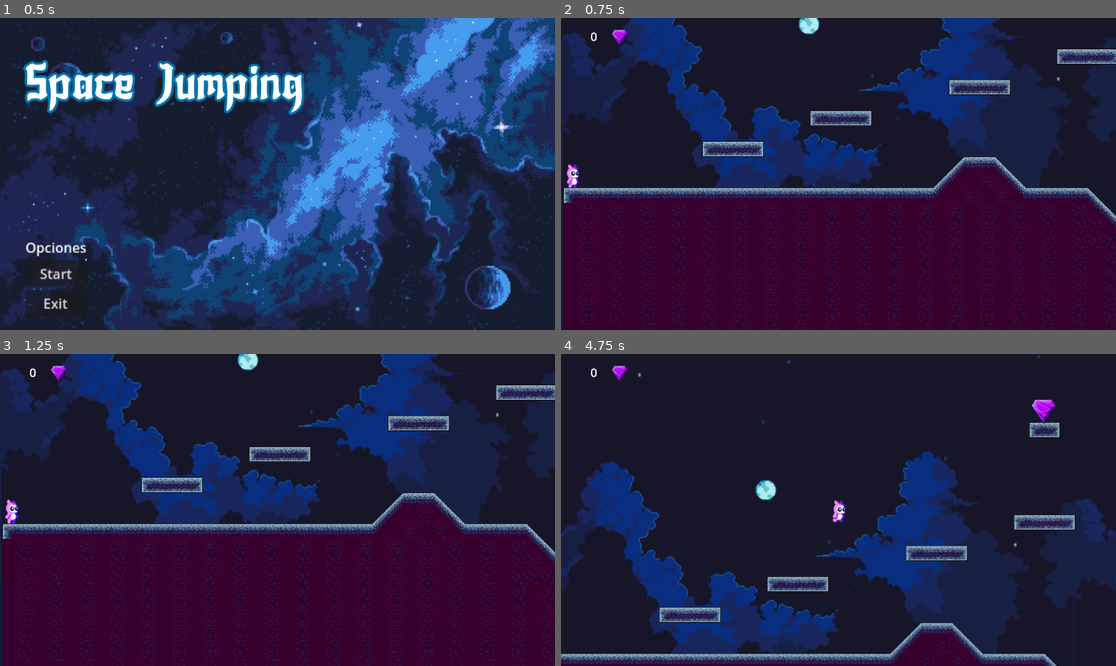
Above: before the commit, frames 1-4 (two rows, left to right).
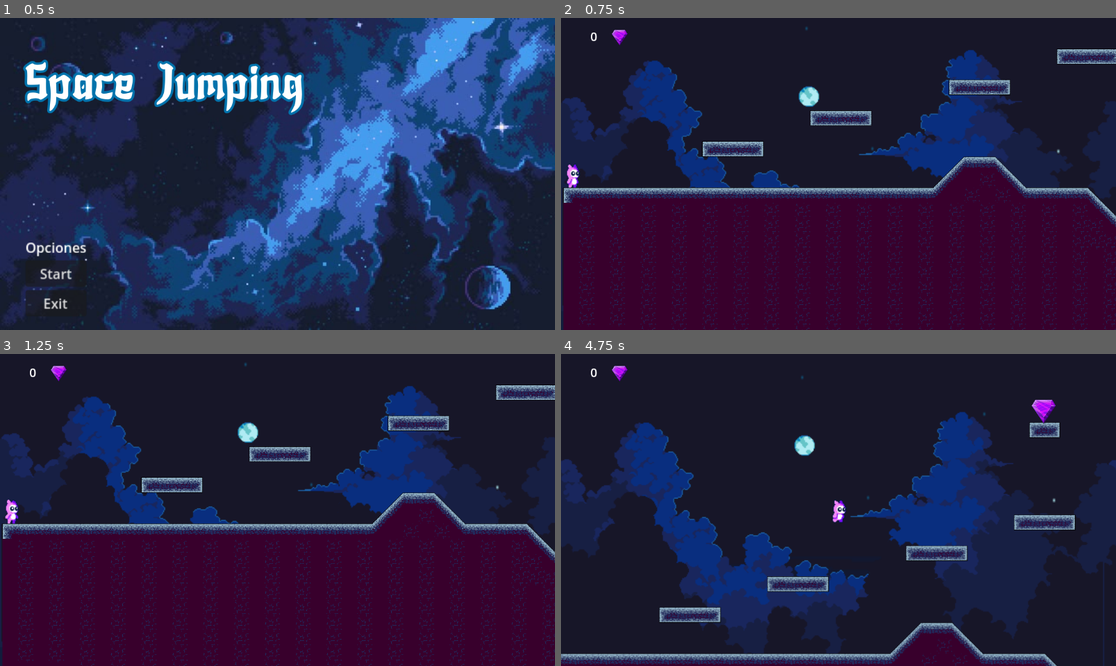
Above: after the commit, the same moments.

Repository: AdriiRo/mijuego
Game: Godot game, scene res://menu/menu.tscn
Two runs of this game, one before a commit and one after it. Both use one fixed random seed, a clock stepped at 60 frames per second and the inputs below.
Inputs:
- Up to frame 1 (0.5 s): no input
- Up to frame 2 (0.75 s): click "Start" at 0.5 s
- Up to frame 3 (1.25 s): no input
- Up to frame 4 (4.75 s): hold D (mover_derecha) 1.28-2.78 s; tap Space (saltar) at 1.52, 2.27, 3.77, 4.52 s; hold A (mover_izquierda) 2.78-3.53 s; hold D (mover_derecha) from 3.53 s (still down)

Frame 1 is identical in both runs. In frame 2, 23% of the frame differs, in the area x 0-100%, y 0-58%; in frame 3, 23%; in frame 4, 29%, in the area x 0-100%, y 0-100%.

Commit message:
Corregido fondo parallax

Diff:
--- a/background/background.tscn
+++ b/background/background.tscn
@@ -8,6 +8,7 @@
 [node name="ParallaxBackground" type="ParallaxBackground"]
 
 [node name="ParallaxLayer" type="ParallaxLayer" parent="."]
+motion_scale = Vector2(0.1, 0.1)
 motion_mirroring = Vector2(1152, 0)
 
 [node name="1" type="Sprite2D" parent="ParallaxLayer"]
@@ -23,6 +24,7 @@
 centered = false
 
 [node name="ParallaxLayer2" type="ParallaxLayer" parent="."]
+motion_scale = Vector2(0.1, 0.1)
 motion_mirroring = Vector2(1152, 0)
 
 [node name="2" type="Sprite2D" parent="ParallaxLayer2"]
@@ -32,6 +34,7 @@
 centered = false
 
 [node name="ParallaxLayer3" type="ParallaxLayer" parent="."]
+motion_scale = Vector2(0.2, 0.2)
 motion_mirroring = Vector2(1152, 0)
 
 [node name="3" type="Sprite2D" parent="ParallaxLayer3"]
@@ -41,6 +44,7 @@
 centered = false
 
 [node name="ParallaxLayer4" type="ParallaxLayer" parent="."]
+motion_scale = Vector2(0.3, 0.3)
 motion_mirroring = Vector2(1152, 0)
 
 [node name="4" type="Sprite2D" parent="ParallaxLayer4"]
--- a/environment/environment.tscn
+++ b/environment/environment.tscn
@@ -73,10 +73,13 @@
 3:3/0 = 0
 4:3/0 = 0
 5:3/0 = 0
-5:3/0/physics_layer_0/polygon_0/points = PackedVector2Array(-16, -16, 16, -16, 16, 16, -16, 16)
+5:3/0/physics_layer_0/polygon_0/points = PackedVector2Array(-16, -16, -16, 16, 16, 16)
+5:3/0/physics_layer_1/polygon_0/points = PackedVector2Array(16, -16, -16, 16, 16, 16)
 6:3/0 = 0
-6:3/0/physics_layer_0/polygon_0/points = PackedVector2Array(-16, -16, 16, -16, 16, 16, -16, 16)
+6:3/0/physics_layer_0/polygon_0/points = PackedVector2Array(-16, -16, -16, 16, 16, 16)
+6:3/0/physics_layer_1/polygon_0/points = PackedVector2Array(16, -16, -16, 16, 16, 16)
 7:3/0 = 0
+7:3/0/physics_layer_0/polygon_0/points = PackedVector2Array(-16, -16, -16, 16, 16, 16)
 8:3/0 = 0
 9:3/0 = 0
 10:3/0 = 0
Not shown, added: void
